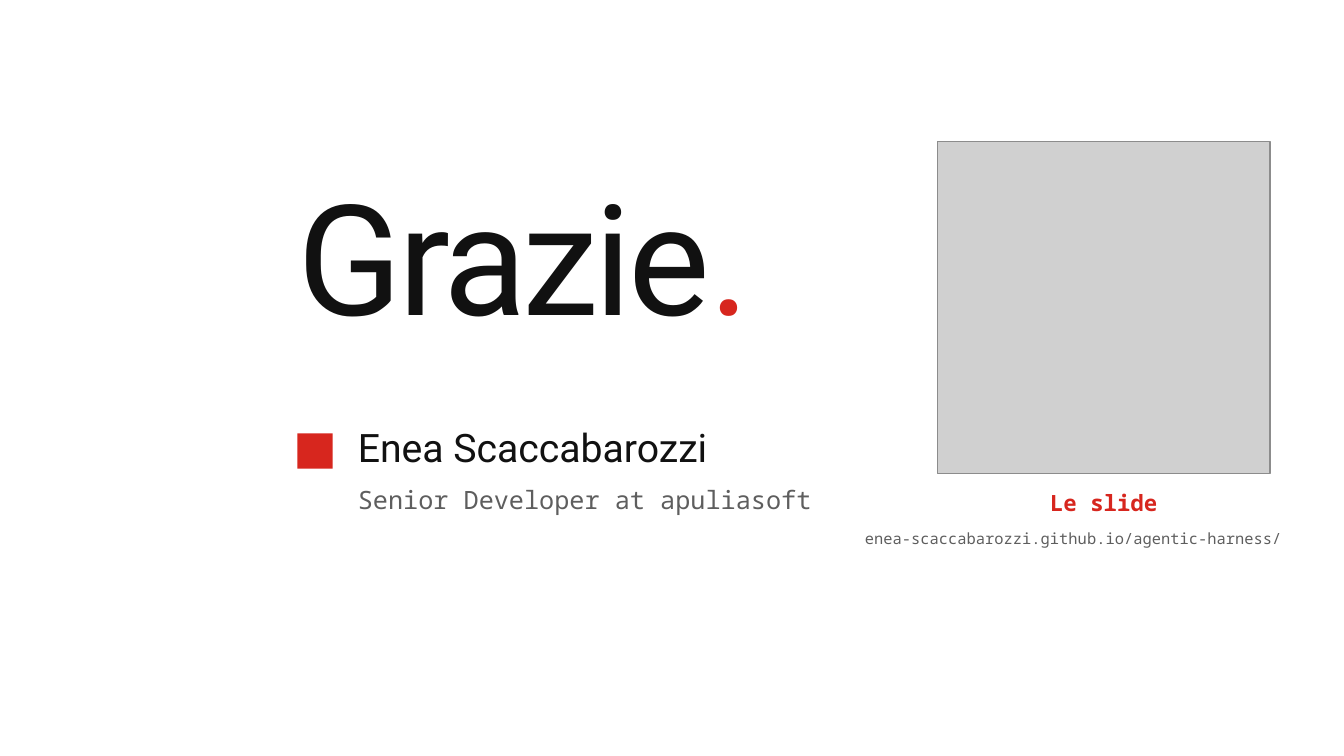
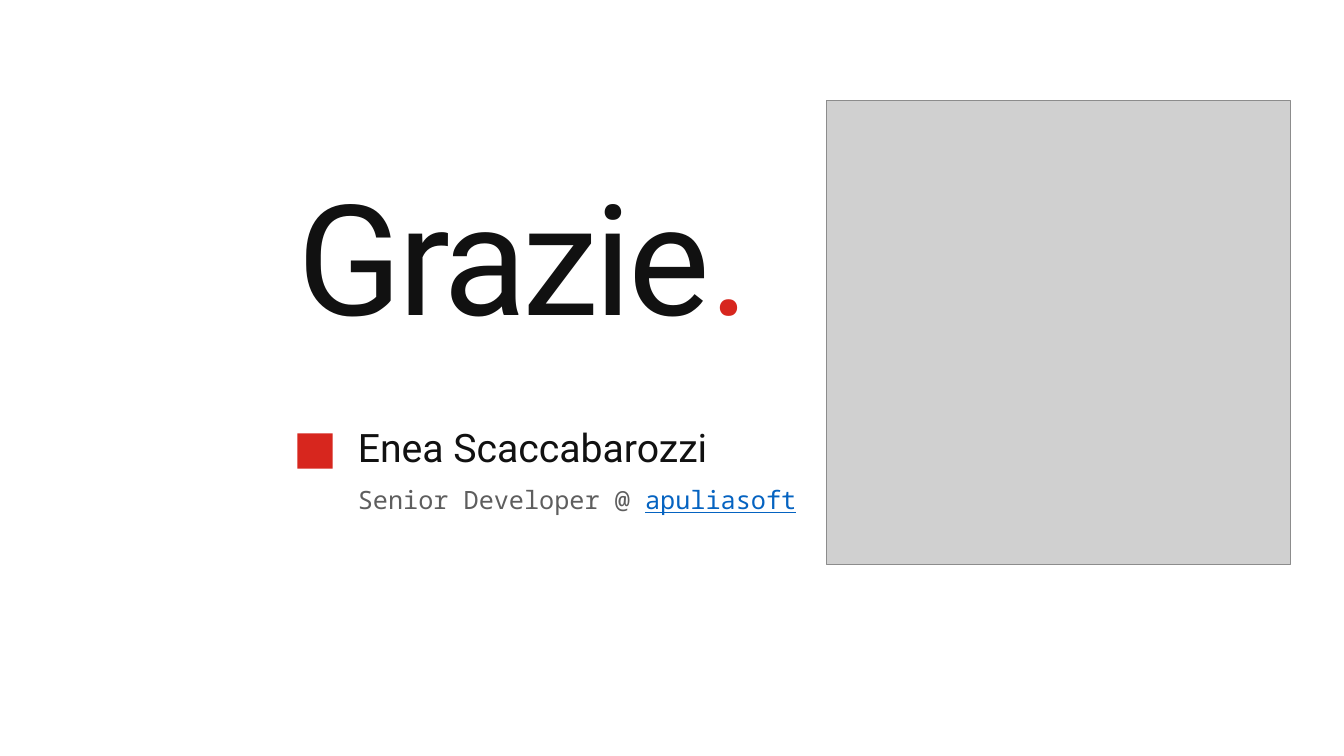
Before and after one commit to enea-scaccabarozzi/agentic-harness, a slide deck: slide 72 of agentic-harness.pptx. Drawn at 1344x756 pixels with LibreOffice and Linux fonts; fonts in the diff are those of the drawing; grey boxes stand for pictures. Boxes give left, top, right and bottom in pixels: in the first picture for what was removed or moved away, otherwise in the second. Text is boxed around its words. In the diff, an @@ line names an element or a change of style, - is before the commit and + after.

Commit message:
Update slides 2026-11-14 14:12

```diff
--- a/agentic-harness.pptx
+++ b/agentic-harness.pptx
@@ picture: place and size @@
-picture at box(938, 141, 1270, 474)
+picture at box(827, 101, 1291, 565)
@@ text at box(358, 489, 796, 515): text changed @@
-Senior Developer at apuliasoft
+Senior Developer @ apuliasoft
@@ text removed at box(1050, 493, 1157, 512) @@
-Le slide
@@ text removed at box(865, 532, 1282, 548) @@
-enea-scaccabarozzi.github.io/agentic-harness/
```
Also in this commit, not shown: 1 other file.
